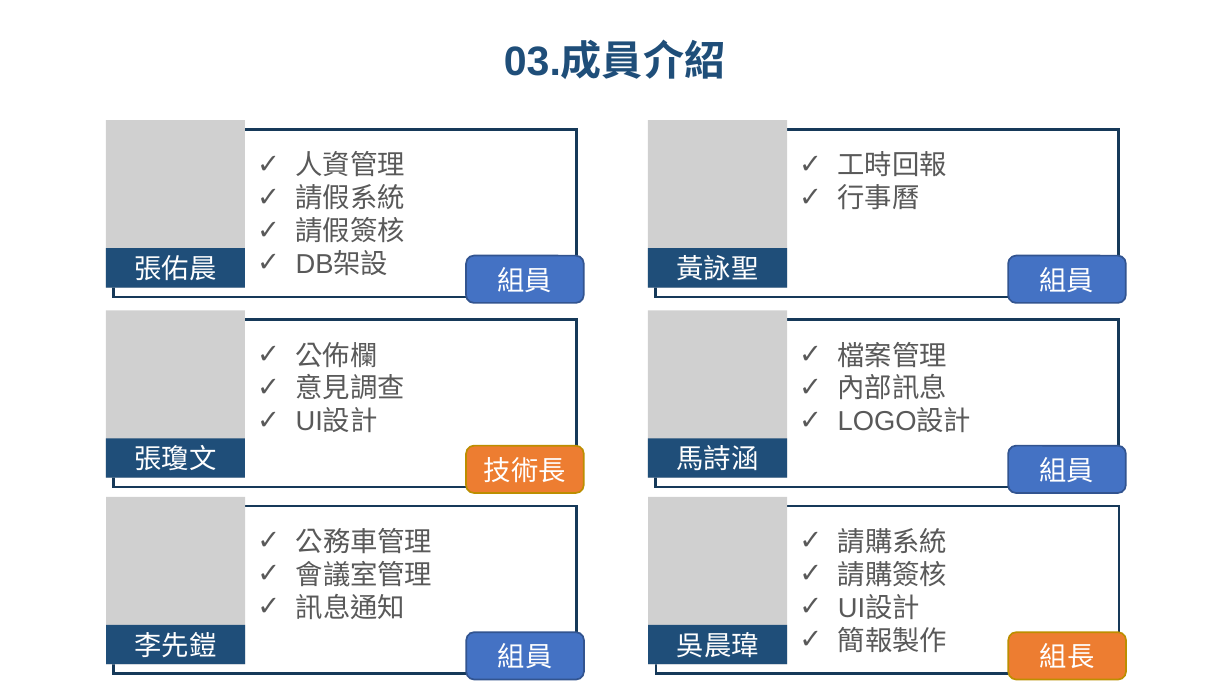
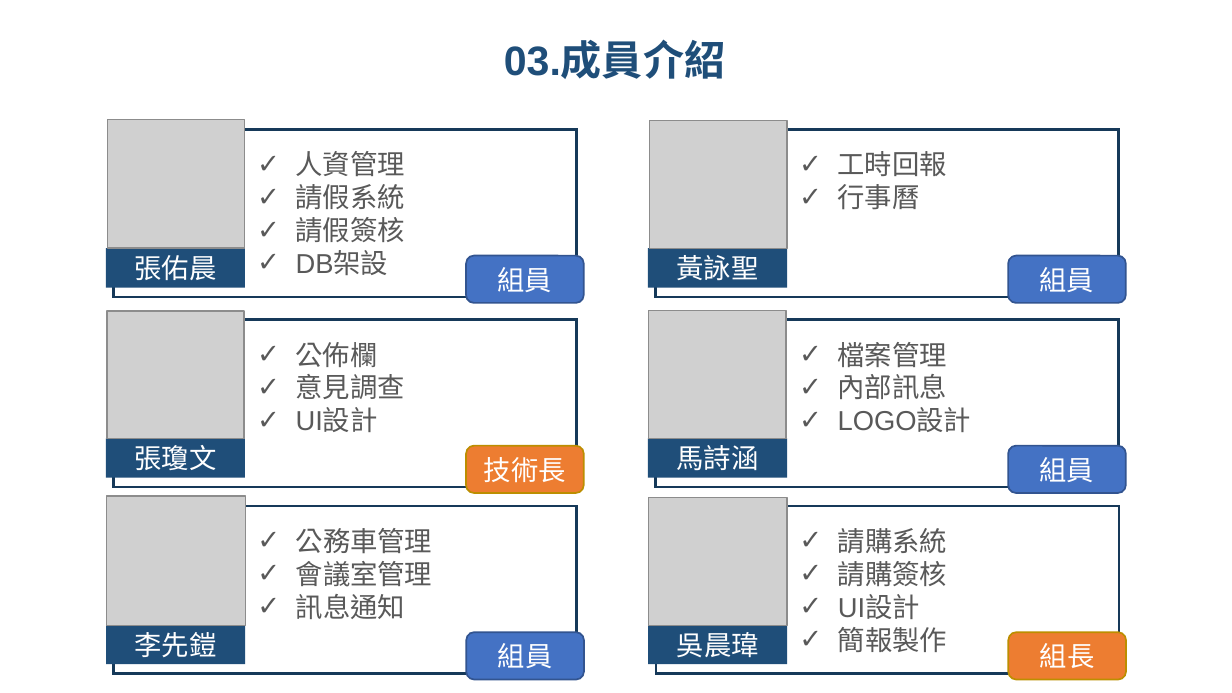
Before and after one commit to III-MSIT123-Group5/RoryRoryCC, a slide deck: slide 5 of 第一組(20191225).pptx. Drawn at 1232x693 pixels with LibreOffice and Linux fonts; fonts in the diff are those of the drawing; grey boxes stand for pictures; background and template pictures are left out. Boxes give left, top, right and bottom in pixels: in the first picture for what was removed or moved away, otherwise in the second. Text is boxed around its words. In the diff, an @@ line names an element or a change of style, - is before the commit and + after.

```diff
--- a/第一組(20191225).pptx
+++ b/第一組(20191225).pptx
@@ picture: place and size @@
-picture at (106,121,245,288)
+picture at (107,120,244,248)
@@ picture at (650,120,787,248): rotation 0 to 270 degrees @@
@@ picture: place and size @@
-picture at (106,310,245,478)
+picture at (107,310,244,437)
@@ picture: place and size @@
-picture at (648,310,787,478)
+picture at (649,310,787,439)
@@ picture: place and size @@
-picture at (106,496,245,664)
+picture at (106,496,245,626)
@@ picture: place and size @@
-picture at (648,496,787,664)
+picture at (648,498,787,626)
```
